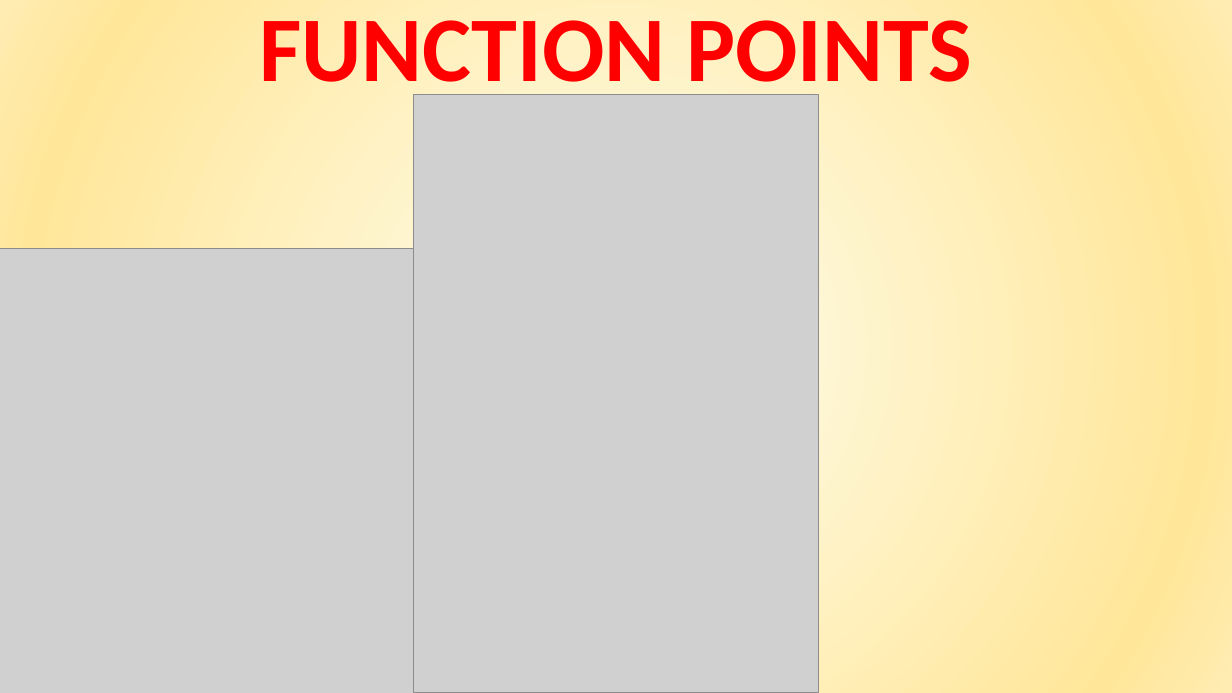
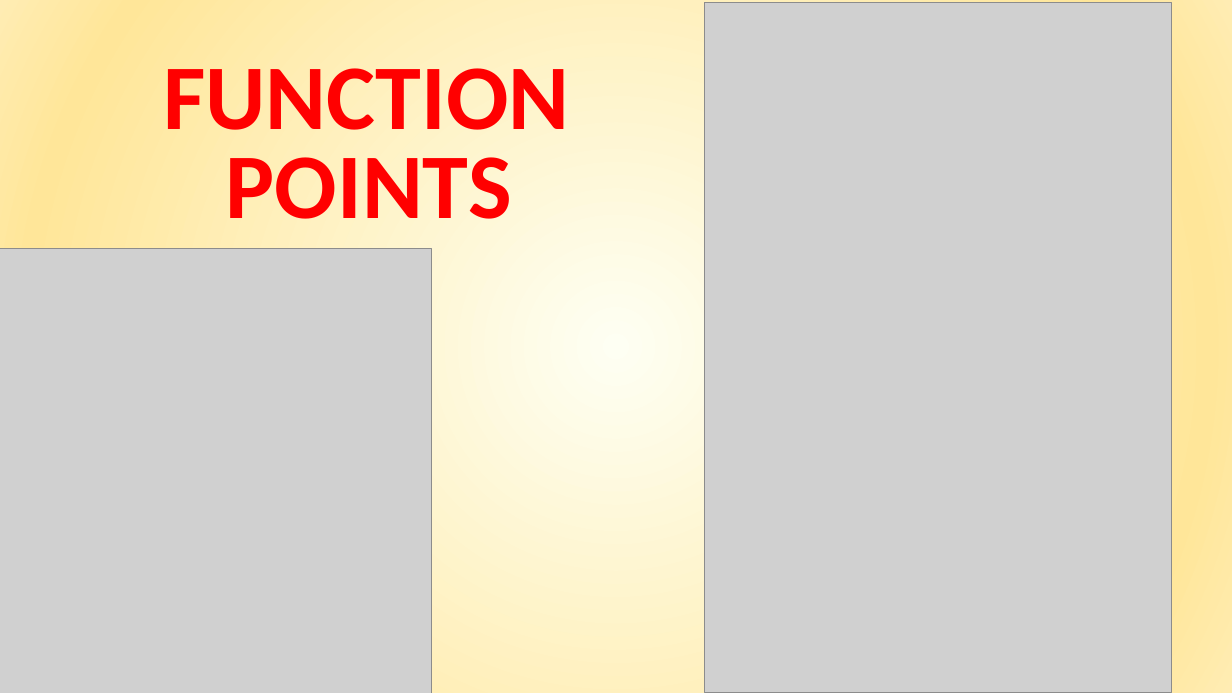
Before and after one commit to giuseppemanzi/manzinicolini, a slide deck: slide 28 of All/final presentation/Final presentation.pptx (slide 27 before the commit). Drawn at 1232x693 pixels with LibreOffice and Linux fonts; fonts in the diff are those of the drawing; grey boxes stand for pictures. Boxes give left, top, right and bottom in pixels: in the first picture for what was removed or moved away, otherwise in the second. Text is boxed around its words. In the diff, an @@ line names an element or a change of style, - is before the commit and + after.

```diff
--- a/All/final presentation/Final presentation.pptx
+++ b/All/final presentation/Final presentation.pptx
@@ picture added at (x1=705, y1=3, x2=1172, y2=693) @@
@@ text at (x1=163, y1=68, x2=569, y2=219): text changed @@
-FUNCTION POINTS
+FUNCTION
+POINTS
@@ picture removed at (x1=414, y1=94, x2=819, y2=693) @@
```
Also in this commit, not shown: 1 slide added.
